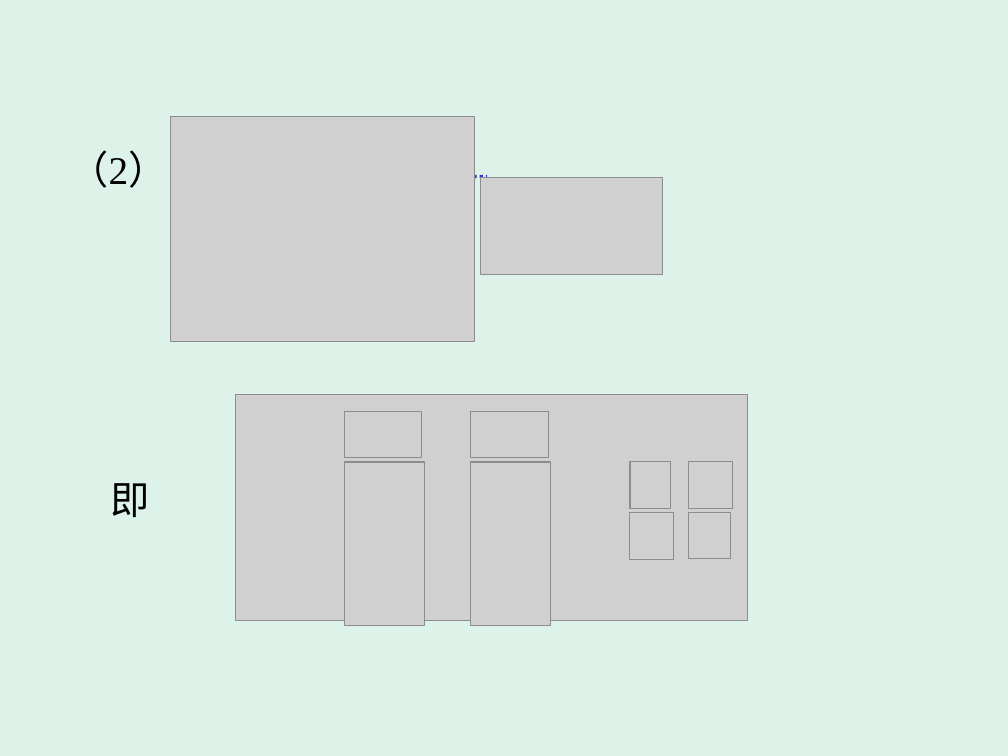
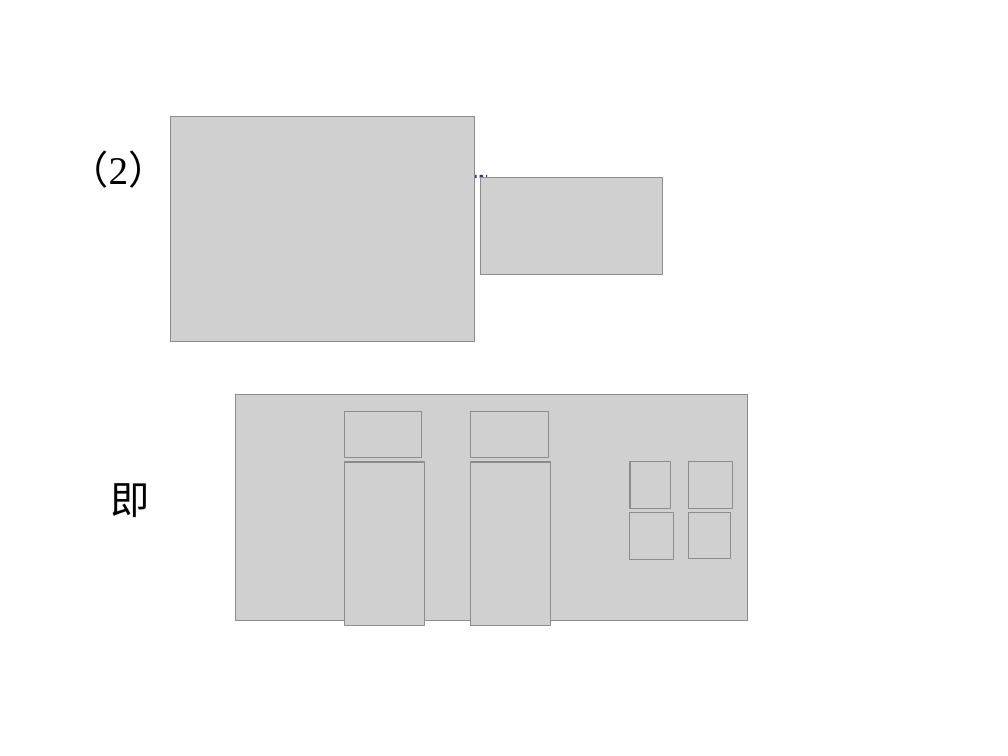
Before and after one commit to zhangbiaomath/zhangbiaomath.github.io, a slide deck: slide 47 of teaching/gaodai/ch4/高等代数第四章-矩阵.ppt (slide 40 before the commit). Drawn at 1008x756 pixels with LibreOffice and Linux fonts; fonts in the diff are those of the drawing; grey boxes stand for pictures. Boxes give left, top, right and bottom in pixels: in the first picture for what was removed or moved away, otherwise in the second. Text is boxed around its words. In the diff, an @@ line names an element or a change of style, - is before the commit and + after.

```diff
--- a/teaching/gaodai/ch4/高等代数第四章-矩阵.ppt
+++ b/teaching/gaodai/ch4/高等代数第四章-矩阵.ppt
@@ background #DDF3EA to #FFFFFF @@
@@ line (235, 176) - (487, 176): stroke #3333CC 2.24 pt dashed to #333399 2.24 pt dashed @@
```
Also in this commit, not shown: 73 other slides changed, 9 slides added, 2 slides removed, 1 other file.
